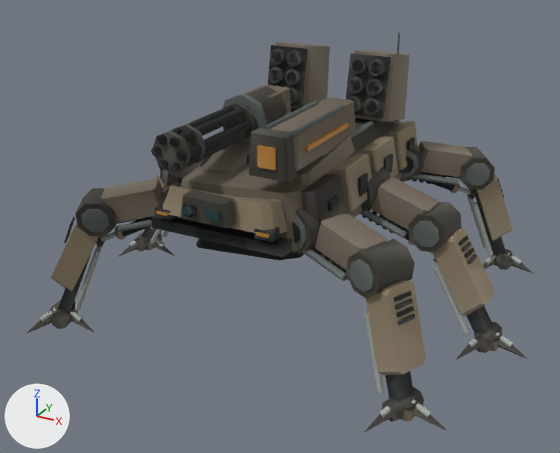
What one commit did to the glTF model assets/ridgeback-mech/derived/meshopt/mx06_d2_lod1.meshopt.glb.
The view is the same before and after, from a 50 mm camera at (4.82, -9.35, 5.71) aimed at (-0.07, -0.46, 1.26). The lights are fixed; the arrows at lower left show +X, +Y and +Z. The first picture is the older version. Where no turn or scale is listed for an object, it has been applied to the vertices. Vertices at exactly the same position are counted once.

In view in the first picture: 'HULL_ARMOR', 'LASER_CANNON', 'MINIGUN_BARRELS', 'MISSILE_POD_L', 'MISSILE_POD_R', 'SHIN_ARMOR_FL', 'SHIN_ARMOR_FR', 'SHIN_ARMOR_MR', 'SHIN_ARMOR_RR', 'UPPER_ARM_FL', 'UPPER_ARM_FR', 'UPPER_ARM_MR' and 14 more.
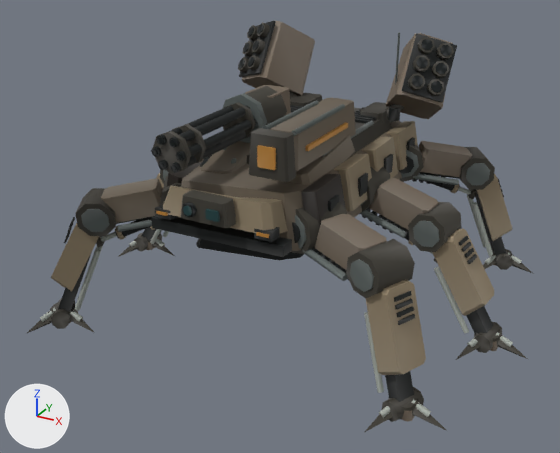
ob_missile_elevation is not drawn itself; it is the parent of ob_socket_missile_l_1, ob_socket_missile_l_2, ob_socket_missile_l_3, ob_socket_missile_l_4, ob_socket_missile_l_5, ob_socket_missile_l_6, ob_missile_pod_l, ob_socket_missile_r_1.

Location of each change, [x1, y1, x2, y2] in pixels of the pictures (560 x 453 px; the box of a moved part takes in the faces that stretch with it):
'MISSILE_POD_R', moved, turned, reshaped
    before: [346, 50, 410, 122]
    after: [385, 33, 457, 119]
'MISSILE_POD_L', moved, turned
    before: [268, 42, 330, 109]
    after: [238, 21, 315, 96]
part 1 of me_mesh_0, added (mostly hidden)
    after: [385, 104, 404, 121]
part 2 of me_mesh_19, moved or reshaped
    before: [268, 42, 330, 109]
    after: [238, 21, 457, 119]

The change, as a list of edits to the scene's bpy script:
```text
Change me_mesh_0:
    used by ob_hull_armor; location = (0.0, 0.0, 1.9)
    remove me_mesh_0.from_pydata(...)  # 574 vertices, 952 faces; spans x -1.2..1.2, y -2.31..1.92, z -0.62..1.9
    add me_mesh_0.from_pydata(...)  # 646 vertices, 1080 faces; spans x -1.24..1.24, y -2.31..1.92, z -0.62..1.9
    me_mesh_0 part 1: a new loose piece of 18 vertices spanning x 0.66..1.24, y 1.22..1.53, z 0.56..1.14, in mat_mx06_armor_palette
    other edits to the shape of me_mesh_0 do not show in these pictures
Change me_mesh_19:
    used by ob_missile_pod_l; parent = ob_missile_elevation; location = (0.0, 0.0, 0.0)
    remove me_mesh_19.from_pydata(...)  # 240 vertices, 424 faces; spans x -0.995..-0.305, y -0.572..0.425, z -0.27..0.67
    add me_mesh_19.from_pydata(...)  # 240 vertices, 424 faces; spans x -0.345..0.345, y -0.572..0.425, z -0.27..0.67
    me_mesh_19 part 2: the whole mesh is moved by (0.65, 0.0, 0.0)
Change ob_missile_elevation:
    ob_missile_elevation.location: (0.0, 1.22, 0.93) -> (0.0, 1.45, 1.08)
    ob_missile_elevation.rotation_euler: (-0.18, 0.0, 0.0) -> (-0.58, 0.0, 0.0)  # degrees (-10, 0, 0) -> degrees (-33, 0, 0)
Change ob_missile_pod_l:
    ob_missile_pod_l.parent: ob_missile_elevation -> ob_missile_outboard_l
Change ob_missile_pod_r:
    ob_missile_pod_r: bpy.data.objects.new('MISSILE_POD_R', me_mesh_20) -> bpy.data.objects.new('MISSILE_POD_R', me_mesh_19)
    ob_missile_pod_r.parent: ob_missile_elevation -> ob_missile_outboard_r
Add ob_missile_outboard_r:
    ob_missile_outboard_r = bpy.data.objects.new('MISSILE_OUTBOARD_R', None)
    ob_missile_outboard_r.parent = ob_missile_elevation
    ob_missile_outboard_r.location = (1.18, 0.0, 0.0)
    ob_missile_outboard_r.rotation_euler = (0.0, 0.0, 0.524)  # degrees (0, 0, 30)
Add ob_missile_outboard_l:
    ob_missile_outboard_l = bpy.data.objects.new('MISSILE_OUTBOARD_L', None)
    ob_missile_outboard_l.parent = ob_missile_elevation
    ob_missile_outboard_l.location = (-1.18, 0.0, 0.0)
    ob_missile_outboard_l.rotation_euler = (0.0, 0.0, -0.524)  # degrees (0, 0, -30)
```
